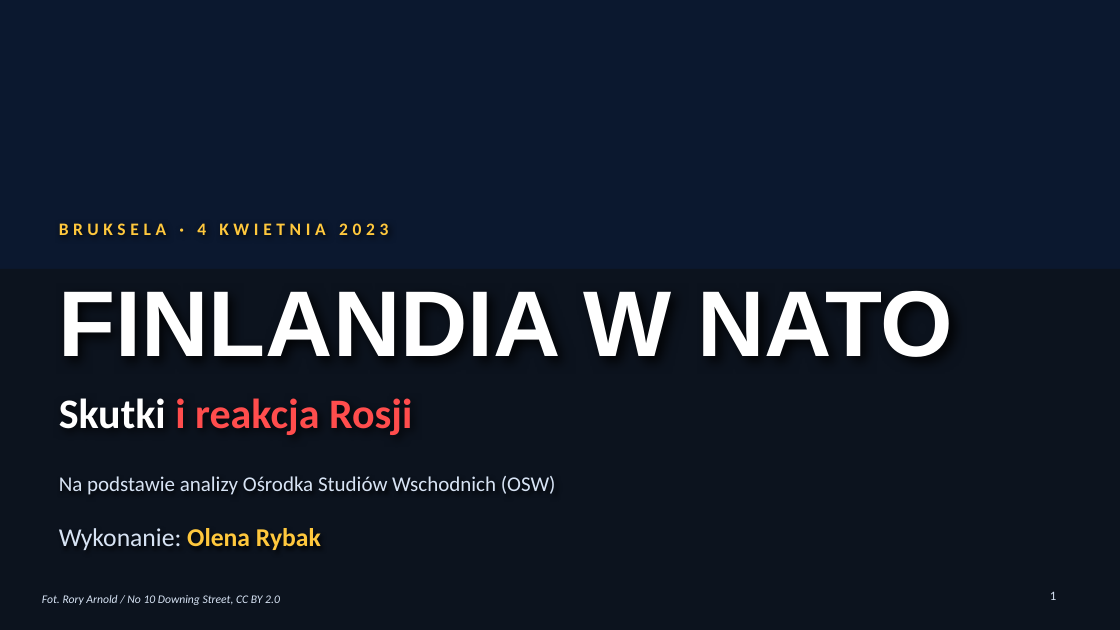
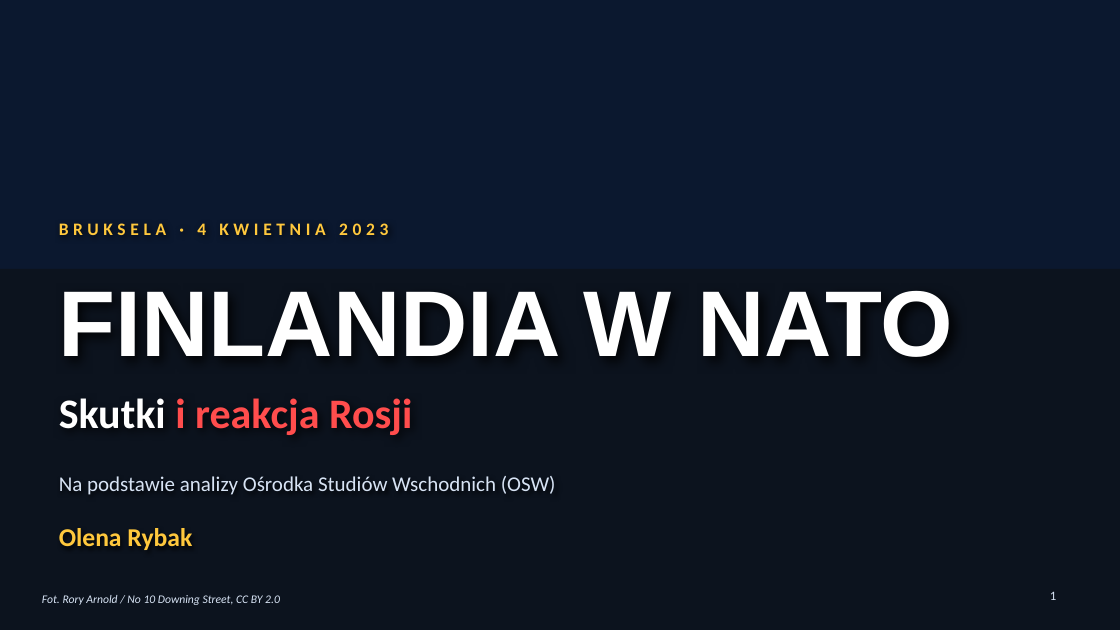
Before and after one commit to fn2h6j82h2-sys/Kjjjj, a slide deck: slide 1 of Finlandia_w_NATO_foto.pptx. Drawn at 1120x630 pixels with LibreOffice and Linux fonts; fonts in the diff are those of the drawing; background and template pictures are left out. Boxes give left, top, right and bottom in pixels: in the first picture for what was removed or moved away, otherwise in the second. Text is boxed around its words. In the diff, an @@ line names an element or a change of style, - is before the commit and + after.

```diff
--- a/Finlandia_w_NATO_foto.pptx
+++ b/Finlandia_w_NATO_foto.pptx
@@ text at [59, 528, 192, 550]: text changed; text colour #D7E3F4 to #FFC83D; bold on @@
-Wykonanie: Olena Rybak
+Olena Rybak
```
Also in this commit, not shown: 2 other files.
